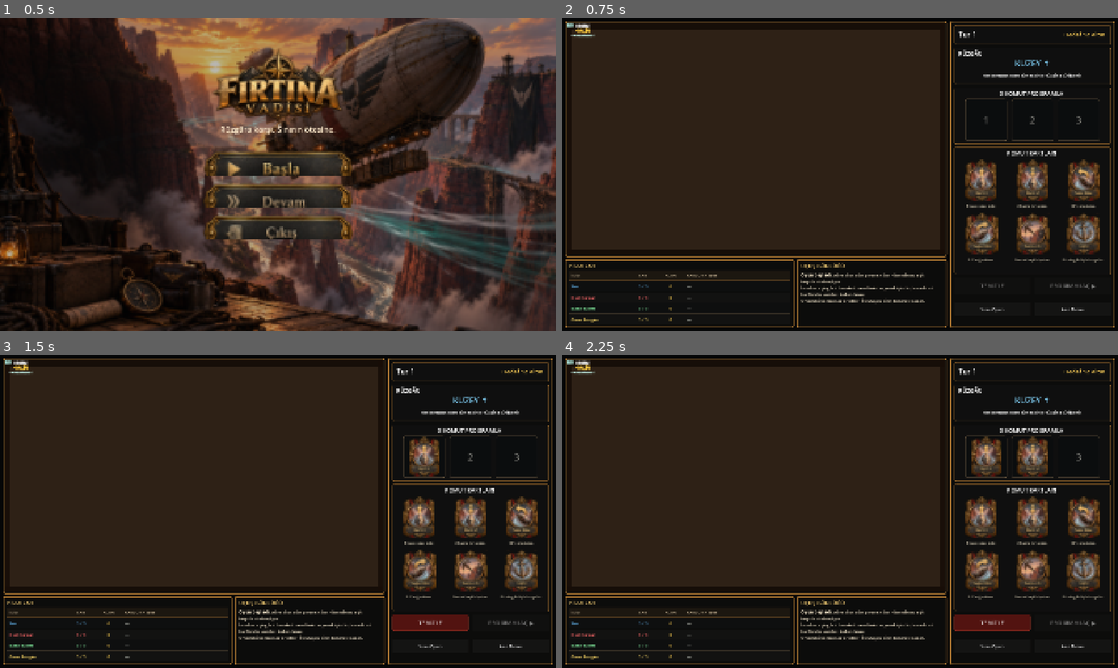
Above: before the commit, frames 1-4 (two rows, left to right).
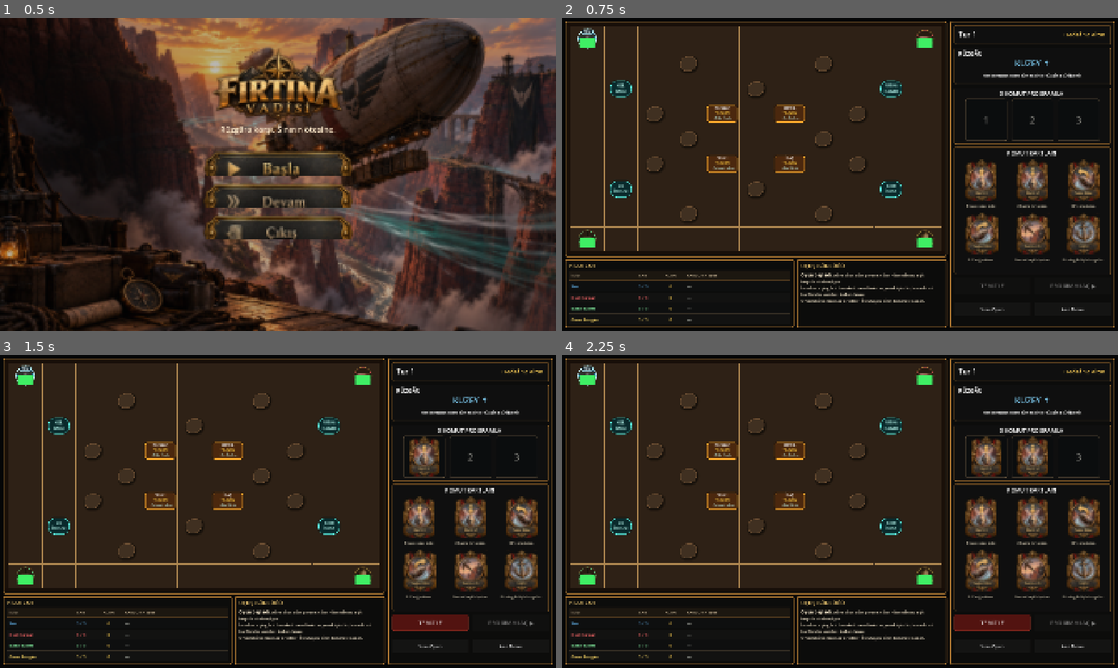
Above: after the commit, the same moments.

Repository: SerkanAydin06/Firtina-Vadisi
Game: Godot game, scene res://scenes/main.tscn
Two runs of this game, one before a commit and one after it. Both use one fixed random seed, a clock stepped at 60 frames per second and the inputs below.
Inputs (mouse positions are in pixels of both pictures, inside the frame that each line leads up to):
- Up to frame 1 (0.5 s): no input
- Up to frame 2 (0.75 s): click (840, 161) at 0.5 s
- Up to frame 3 (1.5 s): click (417, 517) at 1.25 s
- Up to frame 4 (2.25 s): click (1034, 517) at 2 s

Frame 1 is identical in both runs. In frame 2, 3.9% of the frame differs, in the area x 0-69%, y 1-75%; in frame 3, 3.9%; in frame 4, 3.9%.
Error before the commit: Cannot call method 'get_children' on a null value. (res://scripts/board_topdown.gd:63)

Commit message:
Board sahnesini tamamen görünür alt sahnelerle kur

Diff:
--- a/scenes/board.tscn
+++ b/scenes/board.tscn
@@ -1,7 +1,8 @@
-[gd_scene load_steps=8 format=3]
+[gd_scene load_steps=9 format=3]
 
 [ext_resource type="Script" path="res://scripts/board_topdown.gd" id="1_board"]
-[ext_resource type="Script" path="res://scripts/airship_token.gd" id="2_ship"]
+[ext_resource type="PackedScene" path="res://scenes/grid_cells.tscn" id="2_grid"]
+[ext_resource type="PackedScene" path="res://scenes/airship_token.tscn" id="3_ship"]
 
 [sub_resource type="StyleBoxFlat" id="ArenaStyle"]
 bg_color = Color(0.18, 0.13, 0.085, 1)
@@ -91,13 +92,21 @@
 mouse_filter = 2
 theme_override_styles/panel = SubResource("ArenaStyle")
 
+[node name="GridCells" parent="." instance=ExtResource("2_grid")]
+layout_mode = 1
+anchors_preset = 15
+anchor_right = 1.0
+anchor_bottom = 1.0
+grow_horizontal = 2
+grow_vertical = 2
+
 [node name="TopRidge" type="ColorRect" parent="."]
 layout_mode = 1
 anchors_preset = 10
 anchor_right = 1.0
-offset_bottom = 22.0
-grow_horizontal = 2
-color = Color(0.08, 0.048, 0.028, 0.92)
+offset_bottom = 12.0
+grow_horizontal = 2
+color = Color(0.08, 0.048, 0.028, 0.86)
 mouse_filter = 2
 
 [node name="BottomRidge" type="ColorRect" parent="."]
@@ -106,19 +115,19 @@
 anchor_top = 1.0
 anchor_right = 1.0
 anchor_bottom = 1.0
-offset_top = -22.0
+offset_top = -12.0
 grow_horizontal = 2
 grow_vertical = 0
-color = Color(0.08, 0.048, 0.028, 0.92)
+color = Color(0.08, 0.048, 0.028, 0.86)
 mouse_filter = 2
 
 [node name="LeftRidge" type="ColorRect" parent="."]
 layout_mode = 1
 anchors_preset = 9
 anchor_bottom = 1.0
-offset_right = 20.0
-grow_vertical = 2
-color = Color(0.09, 0.052, 0.03, 0.92)
+offset_right = 12.0
+grow_vertical = 2
+color = Color(0.09, 0.052, 0.03, 0.86)
 mouse_filter = 2
 
 [node name="RightRidge" type="ColorRect" parent="."]
@@ -127,10 +136,10 @@
 anchor_left = 1.0
 anchor_right = 1.0
 anchor_bottom = 1.0
-offset_left = -20.0
+offset_left = -12.0
 grow_horizontal = 0
 grow_vertical = 2
-color = Color(0.09, 0.052, 0.03, 0.92)
+color = Color(0.09, 0.052, 0.03, 0.86)
 mouse_filter = 2
 
 [node name="StartPads" type="Control" parent="."]
@@ -427,30 +436,30 @@
 grow_vertical = 2
 mouse_filter = 2
 
-[node name="Ship1" type="Control" parent="Ships"]
-layout_mode = 0
-script = ExtResource("2_ship")
+[node name="Ship1" parent="Ships" instance=ExtResource("3_ship")]
+layout_mode = 0
 player_id = 1
 facing = 2
 body_color = Color(0.32, 0.72, 1, 1)
-
-[node name="Ship2" type="Control" parent="Ships"]
-layout_mode = 0
-script = ExtResource("2_ship")
+highlight_human_player = true
+
+[node name="Ship2" parent="Ships" instance=ExtResource("3_ship")]
+layout_mode = 0
 player_id = 2
-facing = 2
+facing = 3
 body_color = Color(0.95, 0.30, 0.30, 1)
-
-[node name="Ship3" type="Control" parent="Ships"]
-layout_mode = 0
-script = ExtResource("2_ship")
+highlight_human_player = true
+
+[node name="Ship3" parent="Ships" instance=ExtResource("3_ship")]
+layout_mode = 0
 player_id = 3
-facing = 0
+facing = 1
 body_color = Color(0.42, 0.90, 0.55, 1)
-
-[node name="Ship4" type="Control" parent="Ships"]
-layout_mode = 0
-script = ExtResource("2_ship")
+highlight_human_player = true
+
+[node name="Ship4" parent="Ships" instance=ExtResource("3_ship")]
+layout_mode = 0
 player_id = 4
 facing = 0
 body_color = Color(0.98, 0.82, 0.30, 1)
+highlight_human_player = true
